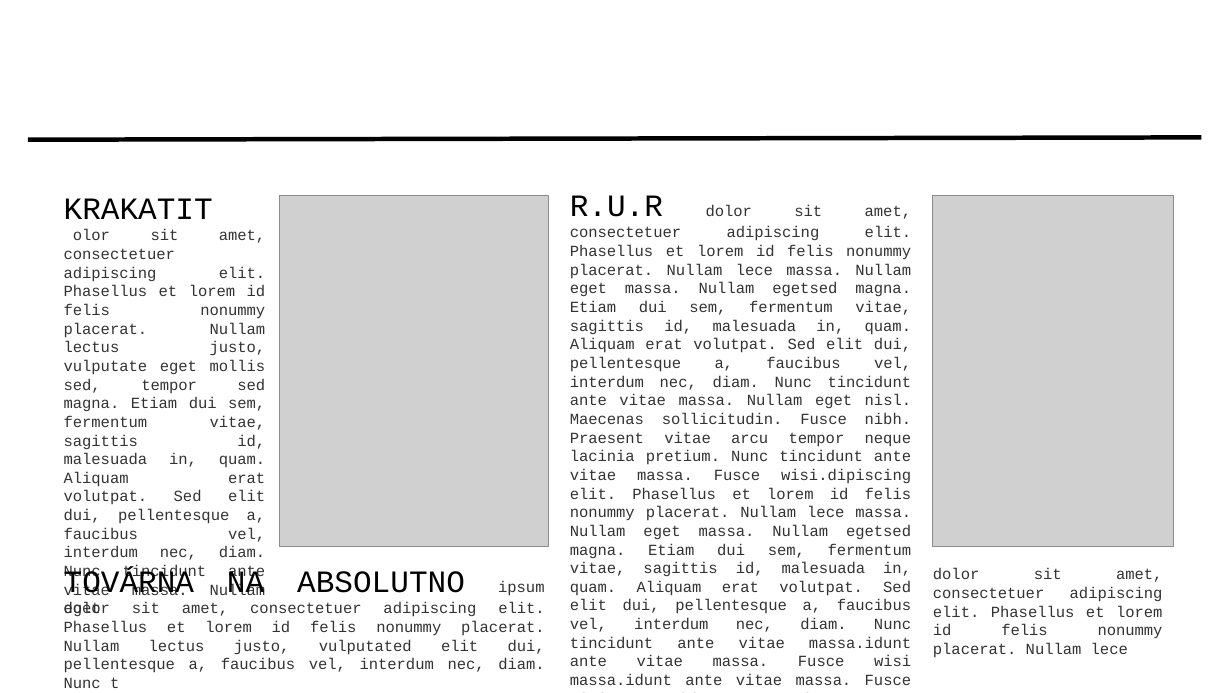
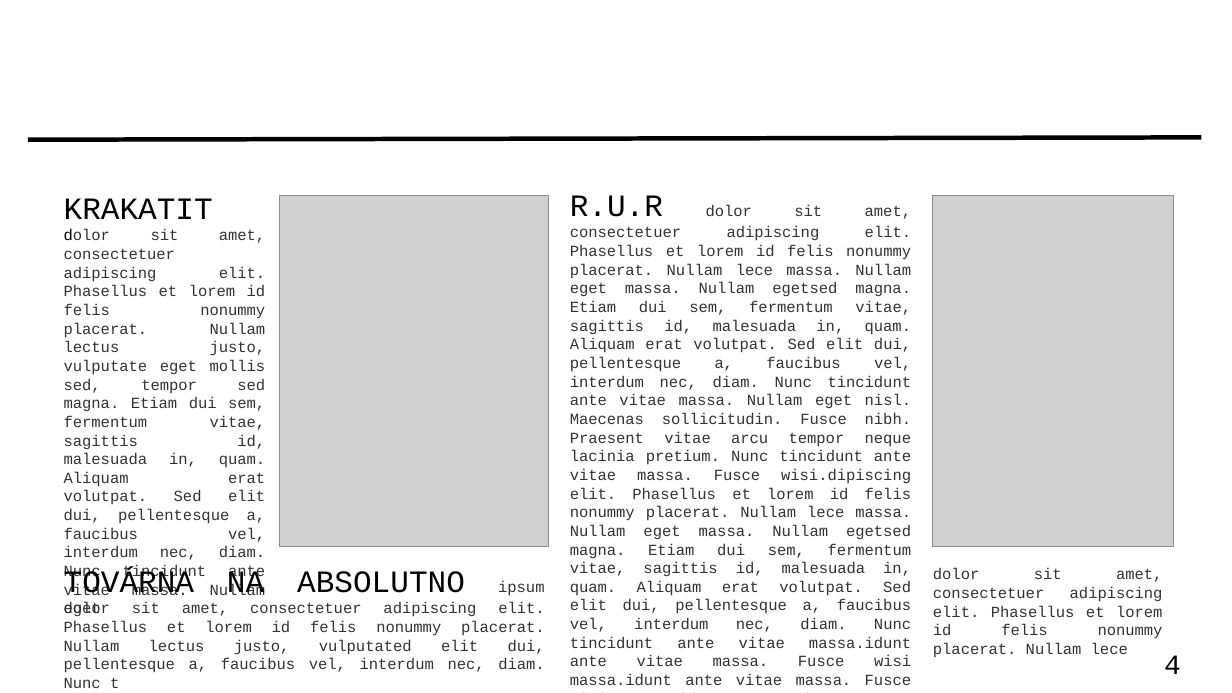
Before and after one commit to Domysli-si/Capek, a slide deck: slide 4 of Documents/Prezentace.odp. Drawn at 1232x693 pixels with LibreOffice and Linux fonts; fonts in the diff are those of the drawing; grey boxes stand for pictures; background and template pictures are left out. Boxes give left, top, right and bottom in pixels: in the first picture for what was removed or moved away, otherwise in the second. Text is boxed around its words. In the diff, an @@ line names an element or a change of style, - is before the commit and + after.

Commit message:
normalize style

```diff
--- a/Documents/Prezentace.odp
+++ b/Documents/Prezentace.odp
@@ text "KRAKATIT dolor sit amet, consectetuer ..." at (64, 198, 266, 616): text colour #FFFFFF to #000000 in "dolor" @@
@@ page number at (1164, 655, 1181, 674): font Arial to Courier New, text colour #FFFFFF to #000000 @@
```
Also in this commit, not shown: 6 other slides changed.
